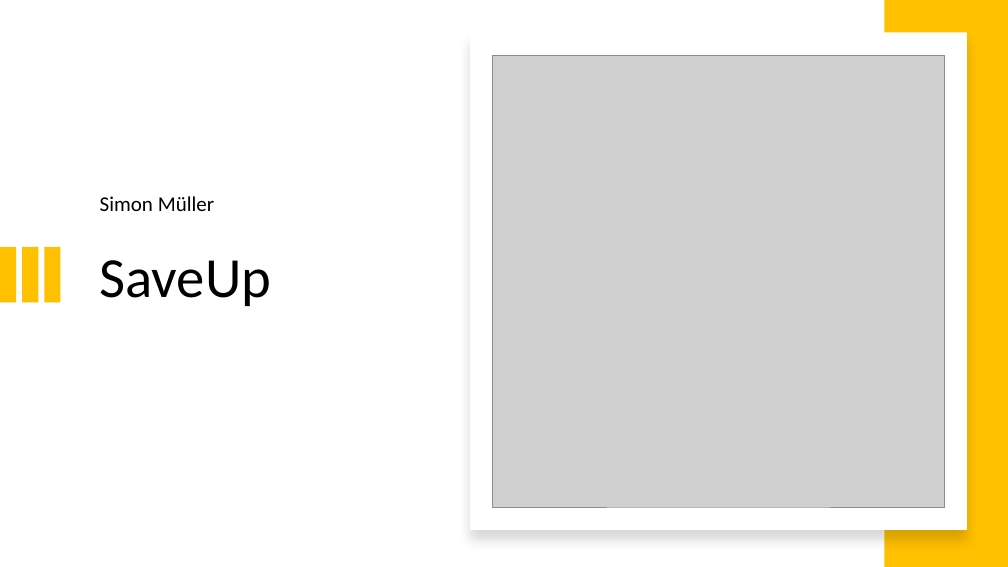
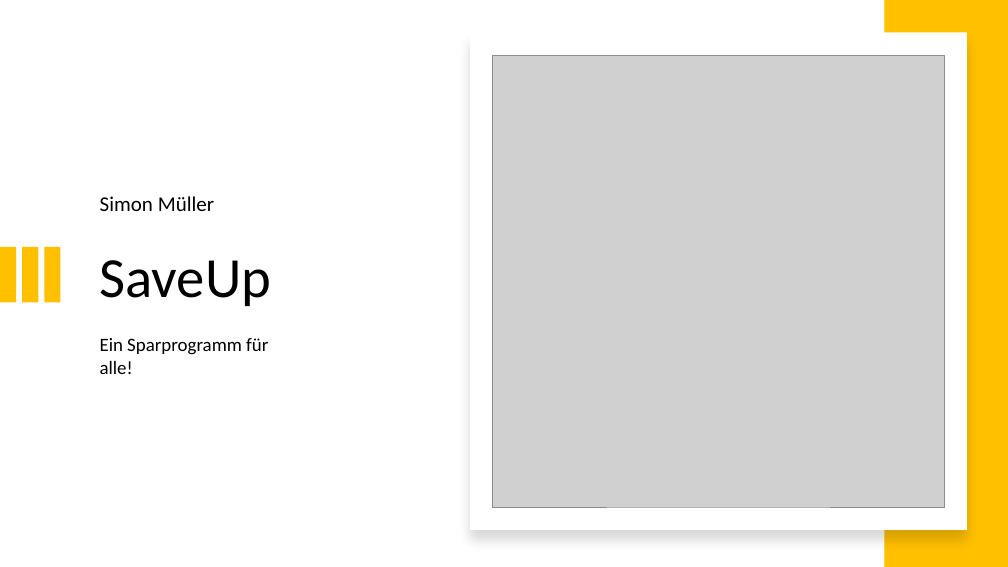
Before and after one commit to Appli4Ever/SaveUp, a slide deck: slide 1 of docs/Präsentation.pptx. Drawn at 1008x567 pixels with LibreOffice and Linux fonts; fonts in the diff are those of the drawing; grey boxes stand for pictures. Boxes give left, top, right and bottom in pixels: in the first picture for what was removed or moved away, otherwise in the second. Text is boxed around its words. In the diff, an @@ line names an element or a change of style, - is before the commit and + after.

```diff
--- a/docs/Präsentation.pptx
+++ b/docs/Präsentation.pptx
@@ text added at [100,338,268,374], 18 pt, text #000000 @@
+Ein Sparprogramm für alle!
```
Also in this commit, not shown: 2 other slides changed, 1 other file.
